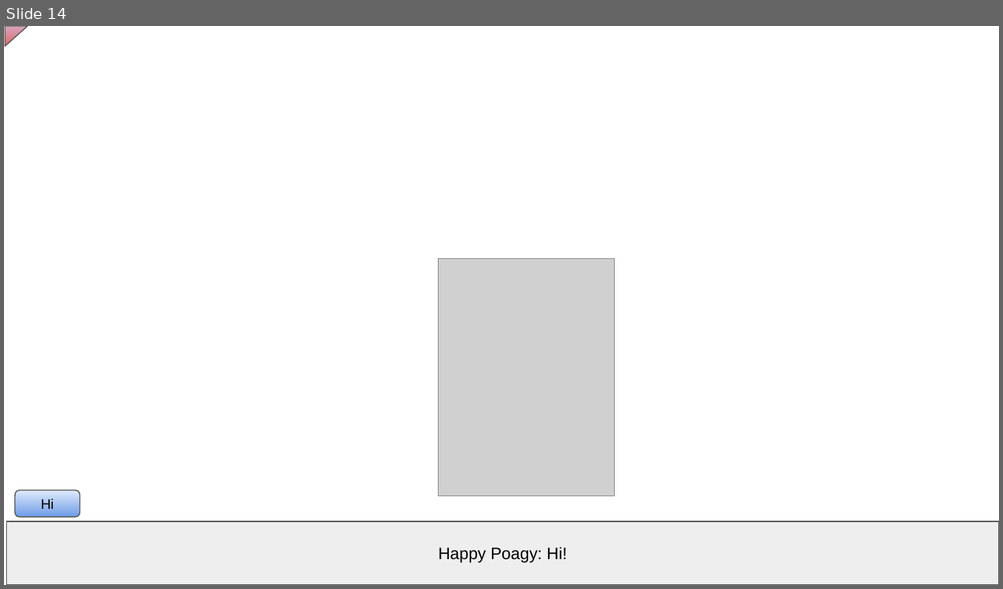
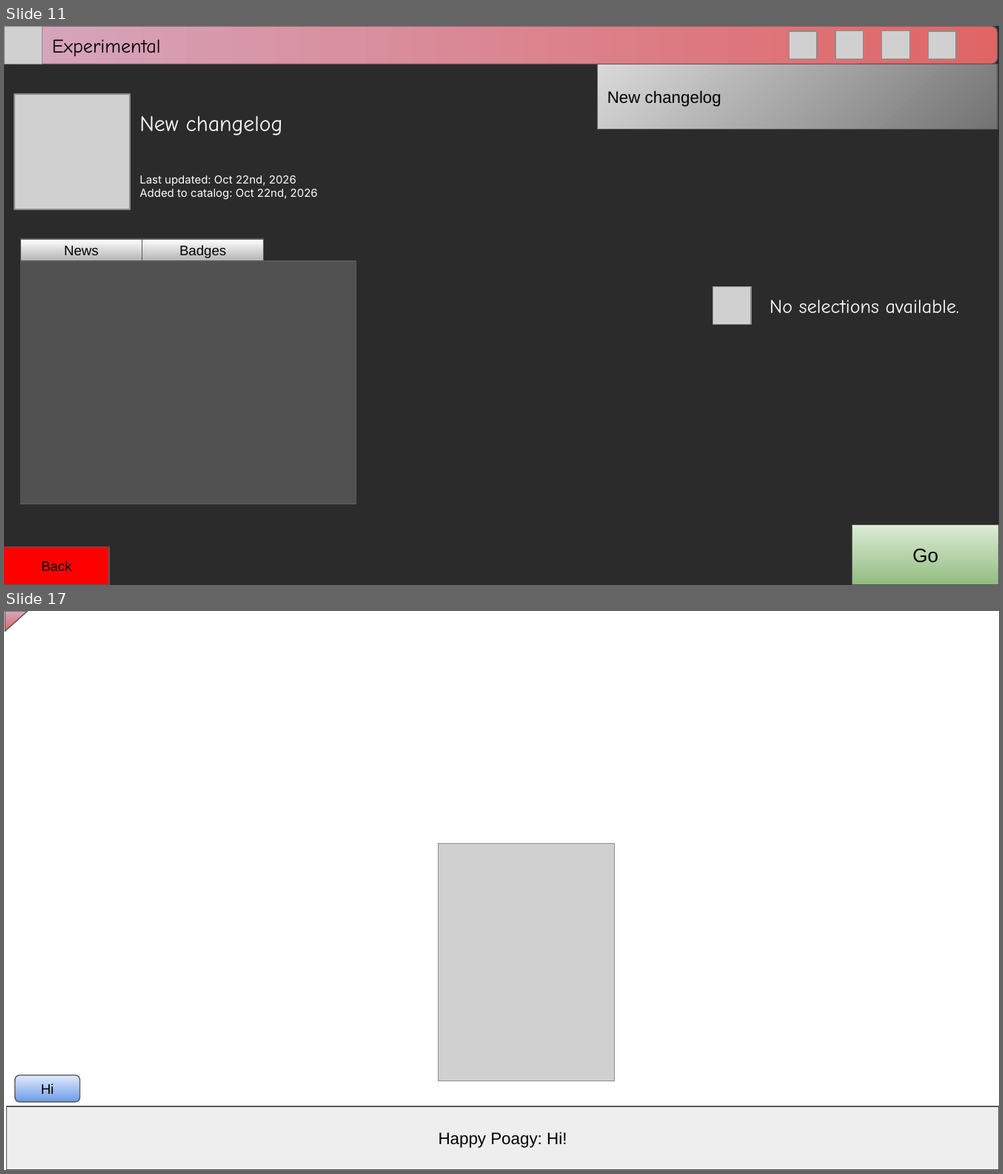
Before and after one commit to RitPigDev/poagy.gs-plus, a slide deck: poagy.gs+.pptx. Shown one above the other, each under a label of ours: slide 14 before the commit, slides 11 and 17 after it; the slides between them are not shown. The pictures are 1003x589 and 1003x1174 pixels, drawn with LibreOffice and Linux fonts; fonts in the diff are those of the drawing; grey boxes stand for pictures; background and template pictures are left out; a plain dark background stands for a picture behind light text. Boxes give left, top, right and bottom in pixels: in the first picture for what was removed or moved away, otherwise in the second. Text is boxed around its words. In the diff, an @@ line names an element or a change of style, - is before the commit and + after.

```diff
--- a/poagy.gs+.pptx
+++ b/poagy.gs+.pptx
@@ slide 11 added at (x1=4, y1=26, x2=999, y2=585), background picture (left out) @@
@@ picture added at (x1=4, y1=26, x2=42, y2=64) @@
@@ rounded rectangle added at (x1=5, y1=26, x2=996, y2=64), fill gradient #D5A6BD to #E06666, outline #595959 0.75 pt @@
@@ text added at (x1=52, y1=39, x2=161, y2=56), 14 pt, text #000000 @@
+Experimental
@@ picture added at (x1=788, y1=31, x2=817, y2=59) @@
@@ picture added at (x1=836, y1=31, x2=863, y2=59) @@
@@ picture added at (x1=881, y1=31, x2=909, y2=59) @@
@@ picture added at (x1=928, y1=31, x2=956, y2=59) @@
@@ rectangle added at (x1=597, y1=64, x2=996, y2=130), fill gradient #D9D9D9 to #737373, outline #595959 0.75 pt, 12 pt, text #000000 @@
+New changelog
@@ picture added at (x1=14, y1=93, x2=129, y2=209) @@
@@ text added at (x1=139, y1=116, x2=283, y2=136), 16 pt, text #FFFFFF @@
+New changelog
@@ text added at (x1=139, y1=175, x2=318, y2=199), 8 pt, text #FFFFFF @@
+Last updated: Oct 22nd, 2026
+Added to catalog: Oct 22nd, 2026
@@ rectangle added at (x1=21, y1=239, x2=142, y2=261), fill gradient #FFFFFF to #B3B3B3, outline #595959 0.75 pt, 10 pt, text #000000 @@
+News
@@ rectangle added at (x1=142, y1=239, x2=264, y2=261), fill gradient #FFFFFF to #B3B3B3, outline #595959 0.75 pt, 10 pt, text #000000 @@
+Badges
@@ rectangle added at (x1=21, y1=262, x2=356, y2=504), fill #666666 at 65% opacity, outline #595959 0.75 pt @@
@@ picture added at (x1=713, y1=286, x2=751, y2=324) @@
@@ text added at (x1=769, y1=300, x2=959, y2=314), 14 pt, text #FFFFFF @@
+No selections available.
@@ rectangle added at (x1=852, y1=526, x2=999, y2=585), fill gradient #DCECD5 to #92BC81, outline #595959 0.75 pt, 14 pt, text #000000 @@
+Go
@@ rectangle added at (x1=4, y1=547, x2=109, y2=585), fill #FF0000, outline #595959 0.75 pt, 10 pt, text #000000 @@
+Back
@@ what was slide 14 is now slide 17 @@
```
Also in this commit, not shown: 11 slides changed, 3 other slides added, 1 slide removed.
